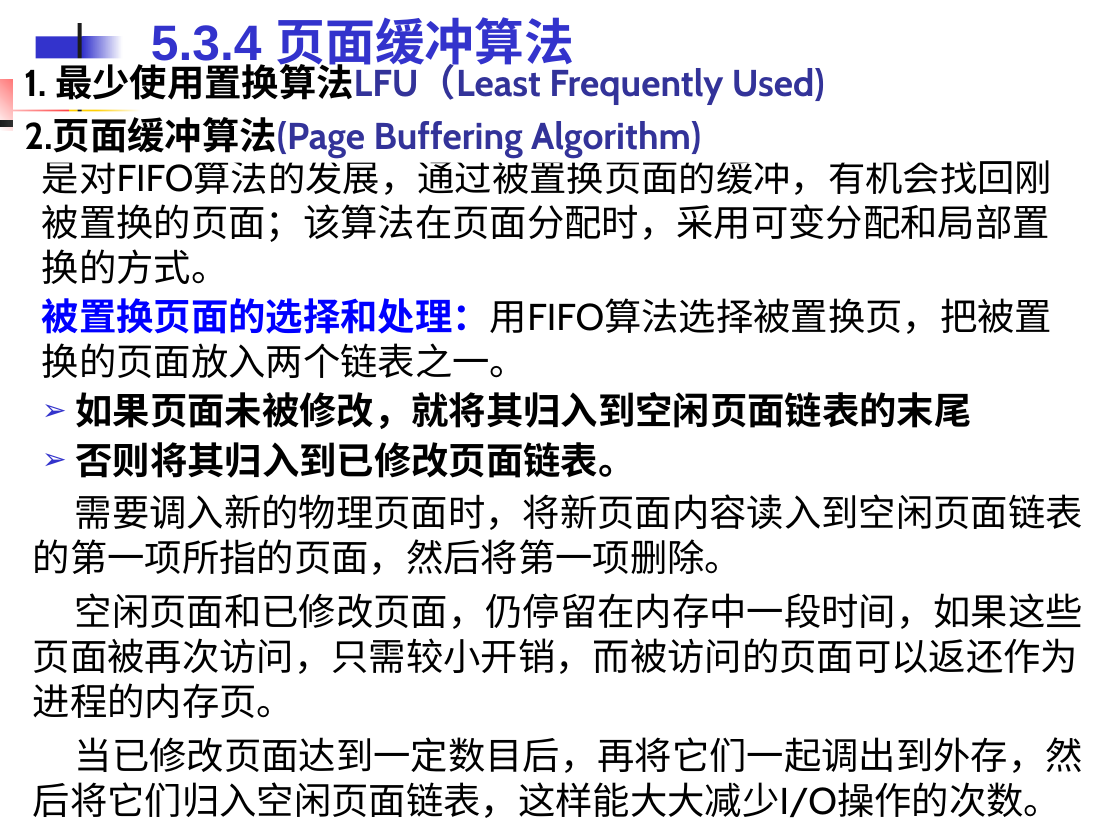
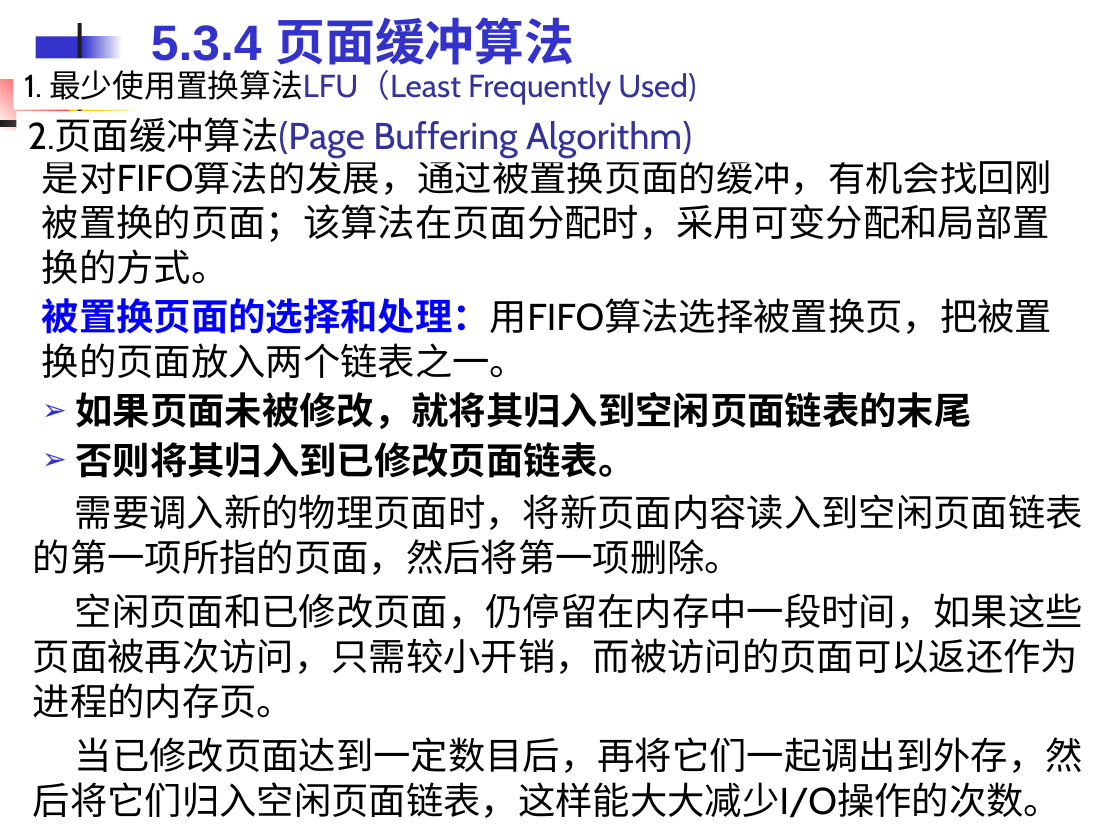
Before and after one commit to edu2act/course-OS, a slide deck: slide 46 of materials/slides/OS_Chap 5.ppt. Drawn at 1120x840 pixels with LibreOffice and Linux fonts; fonts in the diff are those of the drawing. Boxes give left, top, right and bottom in pixels: in the first picture for what was removed or moved away, otherwise in the second. Text is boxed around its words. In the diff, an @@ line names an element or a change of style, - is before the commit and + after.

```diff
--- a/materials/slides/OS_Chap 5.ppt
+++ b/materials/slides/OS_Chap 5.ppt
@@ text "1. 最少使用置换算法LFU（Least Frequently Used)" at <box>24,64,696,104</box>: size 24 to 20.4 pt, bold off; line spacing 1 to 0.9 @@
@@ title "2.页面缓冲算法(Page Buffering Algorithm)" at <box>28,117,692,157</box>: bold off @@
```
Also in this commit, not shown: 29 other slides changed, 3 other files.
